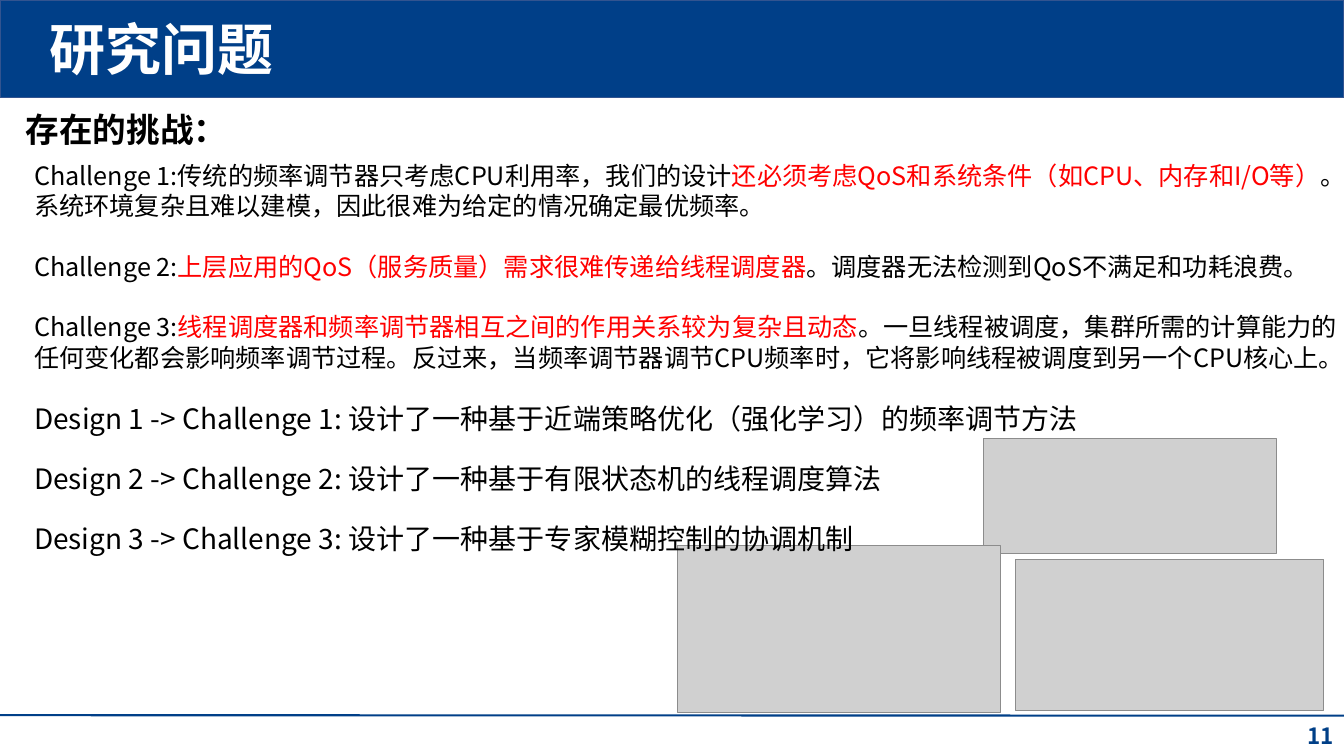
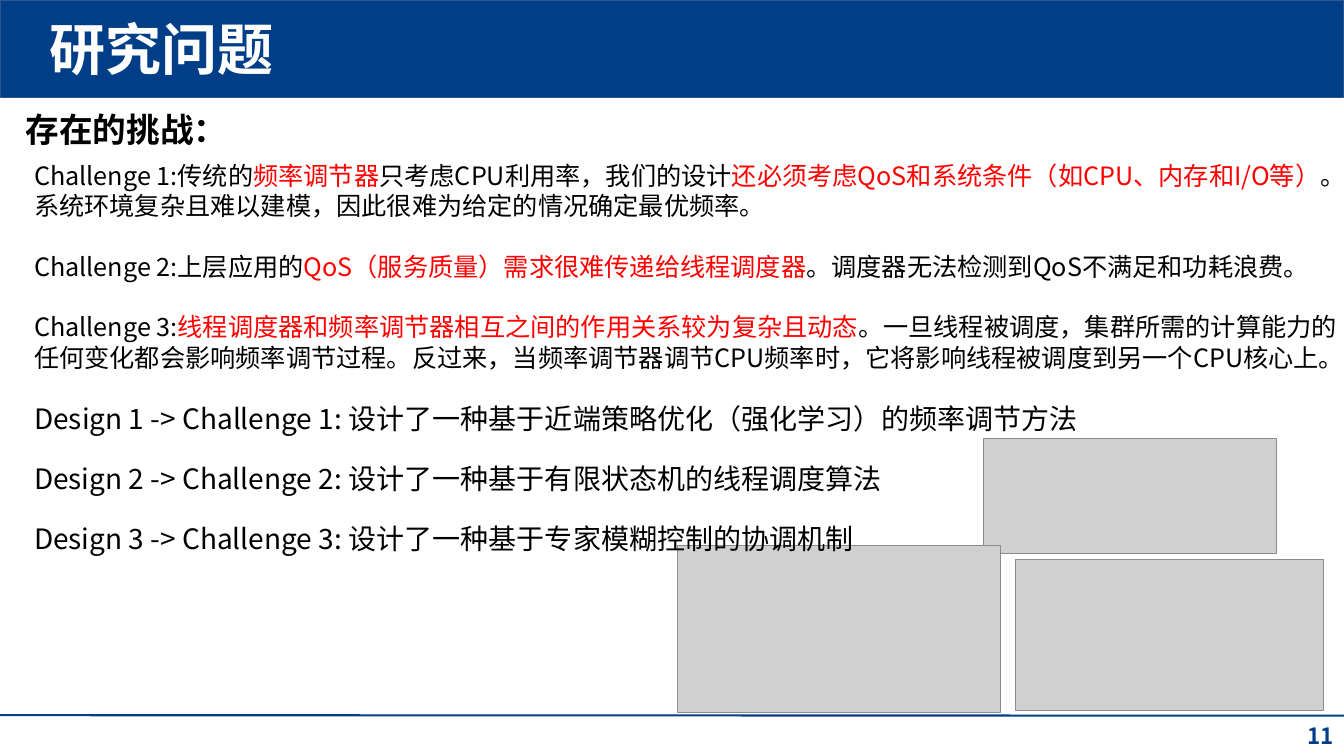
Before and after one commit to fmy-fly/Pre-ppt, a slide deck: slide 11 of QoS-Aware,pptx [自动保存的].pptx. Drawn at 1344x756 pixels with LibreOffice and Linux fonts; fonts in the diff are those of the drawing; grey boxes stand for pictures; background and template pictures are left out. Boxes give left, top, right and bottom in pixels: in the first picture for what was removed or moved away, otherwise in the second. Text is boxed around its words. In the diff, an @@ line names an element or a change of style, - is before the commit and + after.

```diff
--- a/QoS-Aware,pptx [自动保存的].pptx
+++ b/QoS-Aware,pptx [自动保存的].pptx
@@ text at (34,163,1344,282): text colour #000000 to #FF0000 in "1:传统的频率调节器只考虑CPU利用率，我们的设计还必须考虑QoS和系统条件（如CPU、内存和I/O等）。系统环境复杂且 ..."; text colour #FF0000 to #000000 in "2:上层应用的QoS（服务质量）需求很难传递给线程调度器。调度器无法检测到QoS不满足和功耗浪费。" @@
```
Also in this commit, not shown: 10 other slides changed, 2 slides added, 1 slide removed.
